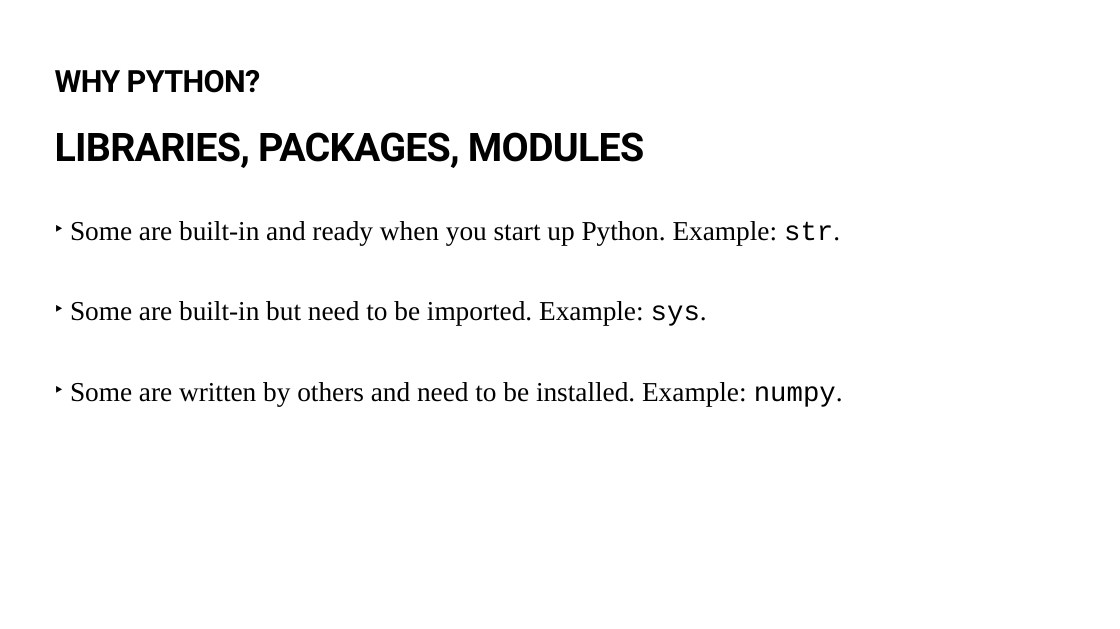
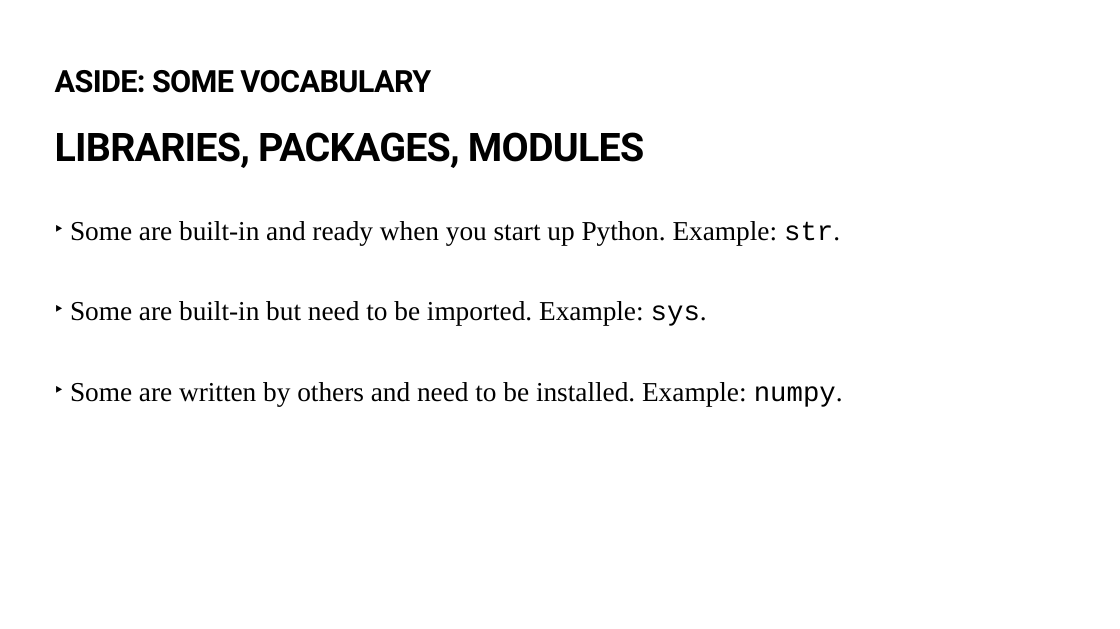
Before and after one commit to sergeyf/Python_intro_class, a slide deck: slide 11 of Python_Course_1.pptx (slide 8 before the commit). Drawn at 1120x629 pixels with LibreOffice and Linux fonts; fonts in the diff are those of the drawing. Boxes give left, top, right and bottom in pixels: in the first picture for what was removed or moved away, otherwise in the second. Text is boxed around its words. In the diff, an @@ line names an element or a change of style, - is before the commit and + after.

```diff
--- a/Python_Course_1.pptx
+++ b/Python_Course_1.pptx
@@ text at <box>55,70,431,93</box>: text changed @@
-WHY PYTHON?
+ASIDE: SOME VOCABULARY
```
Also in this commit, not shown: 7 other slides changed, 5 slides added, 2 other files.
